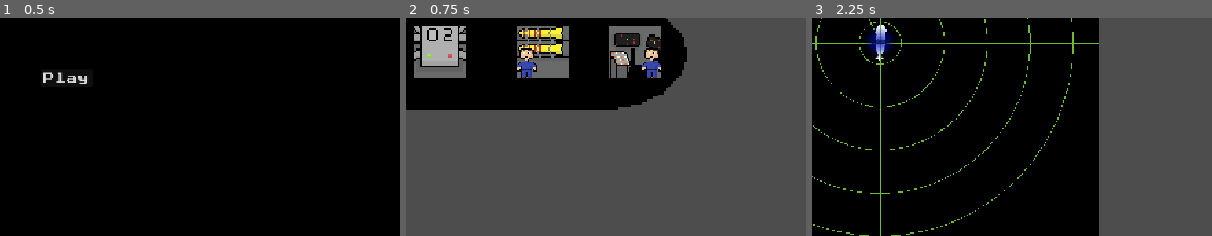
Above: before the commit, frames 1-3 (left to right).
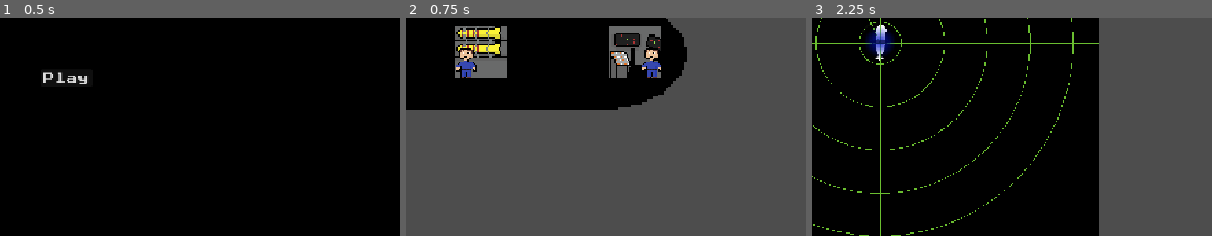
Above: after the commit, the same moments.

Repository: AJISGit/Ludum-Dare-60-Game
Game: Godot game, scene res://scenes/main_scene.tscn
Two runs of this game, one before a commit and one after it. Both use one fixed random seed, a clock stepped at 60 frames per second and the inputs below. The engine's default icon, where the game draws it, is replaced by a stand-in: a white triangle on a blue panel in a dark square. Sound files missing from this copy of the repository are replaced by a short silence.
Inputs (mouse positions are % of the whole screen's width and height, from its top left):
- Up to frame 1 (0.5 s): no input
- Up to frame 2 (0.75 s): click "Play" at 0.5 s
- Up to frame 3 (2.25 s): tap Enter at 1.25 s; move the mouse to (32, 53) at 1.27 s; hold D (phys_sub_right) 1.28-2.03 s; hold Shift (break) 1.28-2.03 s; tap Space (switch_view) at 2 s; move the mouse to (59, 53) at 2.02 s; hold S (phys_sub_down) from 2.03 s (still down); click (59, 53) at 2.1 s
The pictures show only the part of the screen within x 42-92%, y 44-94%; the shares and areas given below are measured in that part.

Frame 1 is identical in both runs. In frame 2, 7.2% of the frame differs, in the area x 2-41%, y 3-28%; in frame 3, nothing differs.

Commit message:
Move oxygen room

Diff:
--- a/scenes/crew_world.tscn
+++ b/scenes/crew_world.tscn
@@ -30,7 +30,7 @@
 region_rect = Rect2(100, 1, 32, 32)
 
 [node name="TorpedoRoom" parent="." unique_id=306530181 instance=ExtResource("5_71re0")]
-position = Vector2(47, 8)
+position = Vector2(5, 8)
 scale = Vector2(1.2, 1.2)
 sys_id = 1
 
@@ -40,7 +40,7 @@
 region_rect = Rect2(1, 1, 32, 32)
 
 [node name="OxygenRoom" parent="." unique_id=1959179206 instance=ExtResource("5_71re0")]
-position = Vector2(-24, 8)
+position = Vector2(-1359, -581)
 scale = Vector2(1.2, 1.2)
 sys_id = 2
 
